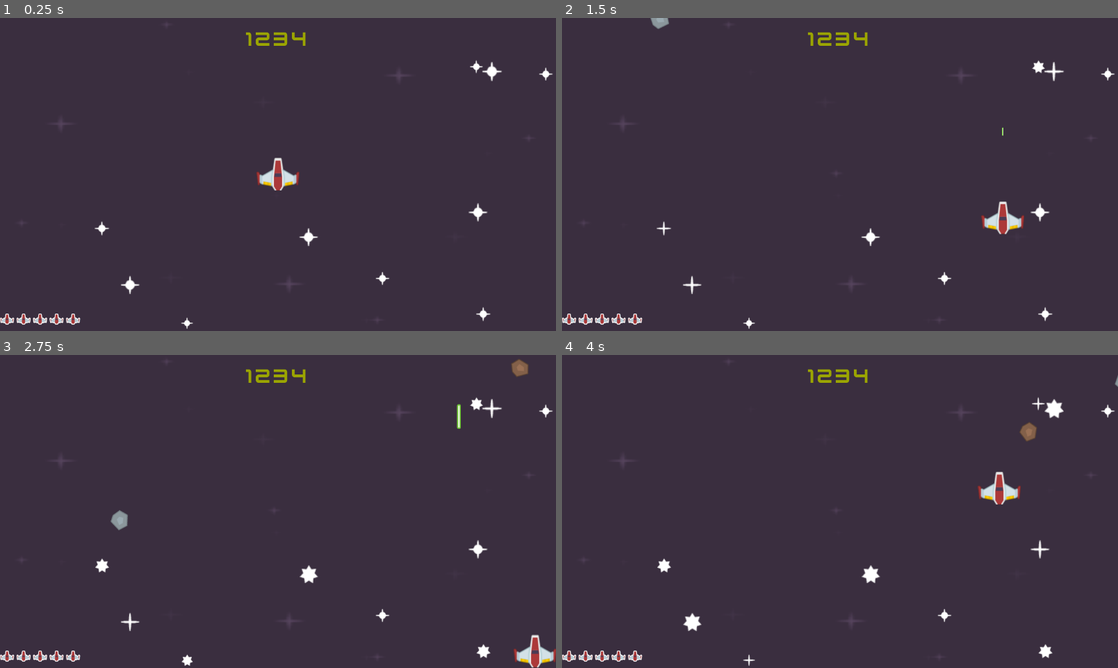
Above: before the commit, frames 1-4 (two rows, left to right).
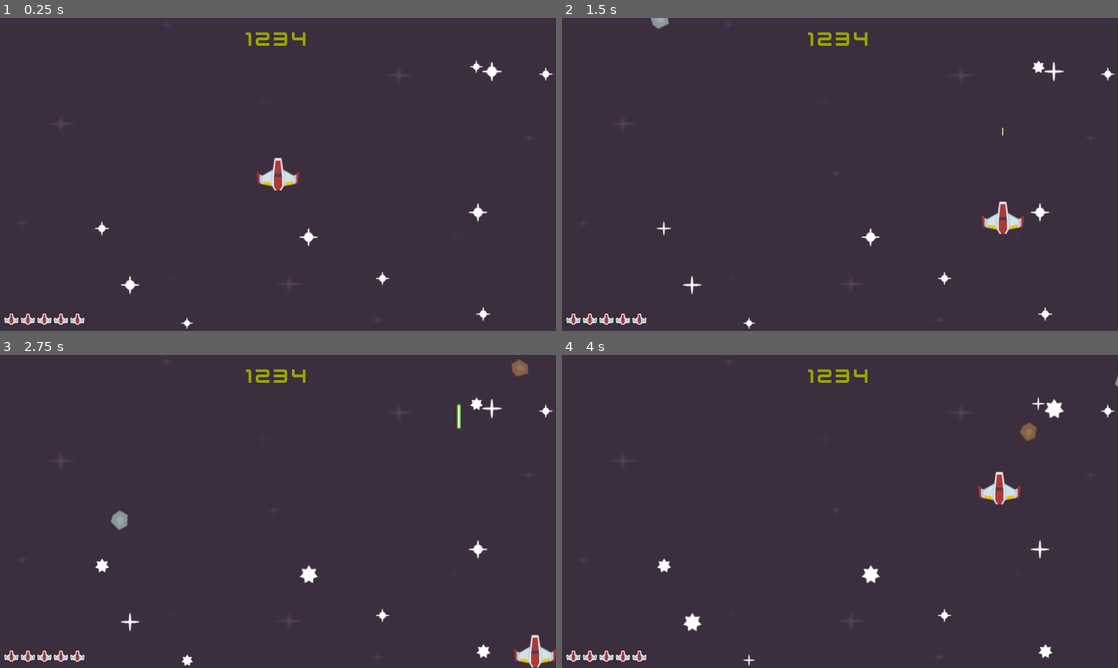
Above: after the commit, the same moments.

Repository: AbdulqadirQ/godot-tut
Game: Godot game, scene res://scenes/level.tscn
Same seed, same stepped clock (60 frames per second), same inputs: the game is played once before the commit and once after it.
Inputs (mouse positions are in pixels of both pictures, inside the frame that each line leads up to):
- Up to frame 1 (0.25 s): no input
- Up to frame 2 (1.5 s): move the mouse to (962, 158) at 0.52 s; hold D (right) 0.53-1.28 s; click (962, 158) at 0.6 s; move the mouse to (728, 190) at 1.27 s; hold S (down) from 1.28 s (still down); click (728, 190) at 1.35 s
- Up to frame 3 (2.75 s): move the mouse to (333, 442) at 2.02 s; release S (down) at 2.03 s; hold D (right) from 2.03 s (still down); click (333, 442) at 2.1 s
- Up to frame 4 (4 s): move the mouse to (812, 574) at 2.77 s; release D (right) at 2.78 s; hold W (up) 2.78-3.53 s; click (812, 574) at 2.85 s; move the mouse to (1006, 558) at 3.52 s; hold A (left) from 3.53 s (still down); click (1006, 558) at 3.6 s

The runs differ from the first frame. In frame 1, 0.4% of the frame differs, in the area x 0-16%, y 94-98%; in frame 2, 0.4%; in frame 3, 0.4%; in frame 4, 0.4%.

Commit message:
Add MarginContainer for lives tracker

Diff:
--- a/scenes/level.tscn
+++ b/scenes/level.tscn
@@ -161,36 +161,41 @@
 text = "1234"
 horizontal_alignment = 1
 
-[node name="HBoxContainer" type="HBoxContainer" parent="CanvasLayer"]
+[node name="MarginContainer2" type="MarginContainer" parent="CanvasLayer"]
 anchors_preset = 2
 anchor_top = 1.0
 anchor_bottom = 1.0
 offset_top = -40.0
-offset_right = 40.0
+offset_right = 185.0
 grow_vertical = 0
+rotation = 0.00193198
+theme_override_constants/margin_left = 10
+
+[node name="HBoxContainer" type="HBoxContainer" parent="CanvasLayer/MarginContainer2"]
+layout_mode = 2
 theme_override_constants/separation = 5
 
-[node name="TextureRect" type="TextureRect" parent="CanvasLayer/HBoxContainer"]
-layout_mode = 2
-texture = ExtResource("8_8bhvv")
-stretch_mode = 2
-
-[node name="TextureRect2" type="TextureRect" parent="CanvasLayer/HBoxContainer"]
-layout_mode = 2
-texture = ExtResource("8_8bhvv")
-stretch_mode = 2
-
-[node name="TextureRect3" type="TextureRect" parent="CanvasLayer/HBoxContainer"]
-layout_mode = 2
-texture = ExtResource("8_8bhvv")
-stretch_mode = 2
-
-[node name="TextureRect4" type="TextureRect" parent="CanvasLayer/HBoxContainer"]
-layout_mode = 2
-texture = ExtResource("8_8bhvv")
-stretch_mode = 2
-
-[node name="TextureRect5" type="TextureRect" parent="CanvasLayer/HBoxContainer"]
+[node name="TextureRect" type="TextureRect" parent="CanvasLayer/MarginContainer2/HBoxContainer"]
+layout_mode = 2
+texture = ExtResource("8_8bhvv")
+stretch_mode = 2
+
+[node name="TextureRect2" type="TextureRect" parent="CanvasLayer/MarginContainer2/HBoxContainer"]
+layout_mode = 2
+texture = ExtResource("8_8bhvv")
+stretch_mode = 2
+
+[node name="TextureRect3" type="TextureRect" parent="CanvasLayer/MarginContainer2/HBoxContainer"]
+layout_mode = 2
+texture = ExtResource("8_8bhvv")
+stretch_mode = 2
+
+[node name="TextureRect4" type="TextureRect" parent="CanvasLayer/MarginContainer2/HBoxContainer"]
+layout_mode = 2
+texture = ExtResource("8_8bhvv")
+stretch_mode = 2
+
+[node name="TextureRect5" type="TextureRect" parent="CanvasLayer/MarginContainer2/HBoxContainer"]
 layout_mode = 2
 texture = ExtResource("8_8bhvv")
 stretch_mode = 2
